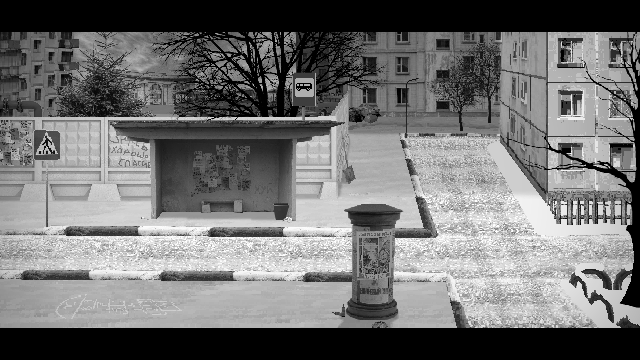
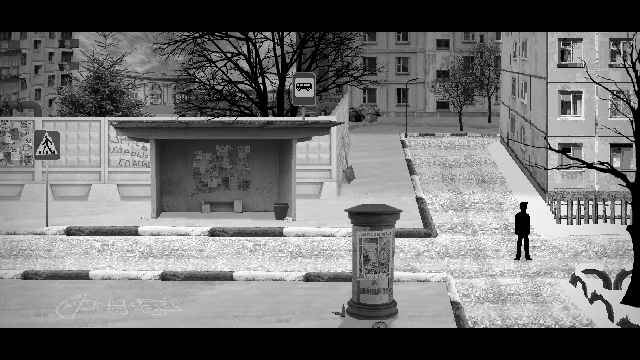
Comparing the layer stacks of the two w=640, h=360 images. Changes:
added layer "Слой 52" above "Слой 3" over [293, 73, 315, 75]
showed "Слой 8" over [514, 202, 533, 263]
added group "окр знак" with 4 layers above "Яркость/Контрастность 4" over [292, 72, 316, 106]
added layer "2 копия 2" in group "окр знак" over [294, 72, 313, 73]
added layer "2 копия" in group "окр знак" over [292, 72, 316, 106]
added layer "2" (2nd of 2, in "окр знак") in group "окр знак" over [315, 75, 316, 103]
added layer "1" (1st of 2, in "окр знак") in group "окр знак" over [292, 75, 293, 103]
painted on "Слой 37" over [292, 72, 316, 106]
